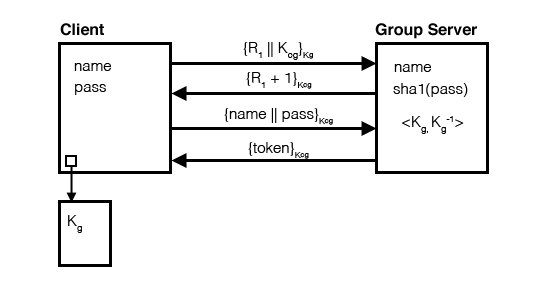
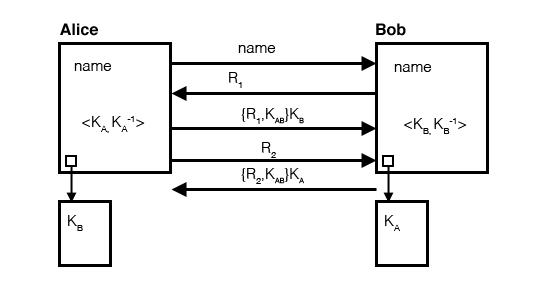
The second w=541, h=287 image is a revision of the first. Changes to its layers:
added group "Threat 4" with 46 layers above "Threat 3" over [60, 23, 477, 267]
added group "Arrows" (1st of 4, in "Threat 4") with 14 layers in group "Threat 4" over [171, 42, 377, 197]
added layer "{R2,KAB}KA" in group "Arrows" over [241, 168, 304, 184]
added layer "{R1,KAB}KB" in group "Arrows" over [241, 108, 304, 124]
added layer "Step3Arrow" (1st of 4, in "Threat 4" › "Arrows") in group "Arrows" over [226, 121, 333, 125]
added layer "Step4Arrow" (1st of 4, in "Threat 4" › "Arrows") in group "Arrows" over [172, 153, 375, 168]
added layer "Step5Arrow" (1st of 2, in "Threat 4" › "Arrows") in group "Arrows" over [171, 182, 377, 197]
added group "Alice" (1st of 2, in "Threat 4") with 20 layers in group "Threat 4" over [60, 23, 429, 267]
added layer "Alice" (2nd of 2, in "Threat 4" › "Alice") in group "Alice" over [60, 23, 98, 36]
added layer "<KA, KA-1>" in group "Alice" over [82, 116, 145, 133]
added group "Key Box copy" (1st of 2, in "Threat 4" › "Alice") with 5 layers in group "Alice" over [375, 155, 429, 267]
added layer "filearrow" (1st of 7, in "Threat 4" › "Alice" › "Key Box copy") in group "Key Box copy" over [383, 166, 394, 203]
added layer "Clientfilebox" (1st of 7, in "Threat 4" › "Alice" › "Key Box copy") in group "Key Box copy" over [375, 200, 429, 267]
added layer "Clientbox" (1st of 4, in "Threat 4" › "Alice") in group "Alice" over [75, 84, 145, 133]
added group "Bob" (1st of 2, in "Threat 4") with 9 layers in group "Threat 4" over [375, 23, 477, 171]
added layer "<KB, KB-1>" in group "Bob" over [404, 118, 467, 135]
added layer "Bob" (2nd of 2, in "Threat 4" › "Bob") in group "Bob" over [376, 23, 406, 36]
added layer "GroupserverBox" (1st of 4, in "Threat 4" › "Bob") in group "Bob" over [382, 83, 468, 171]
hid group "Threat 1" (36 layers) over [60, 23, 477, 267]
…and 10 more changes (10 added)
